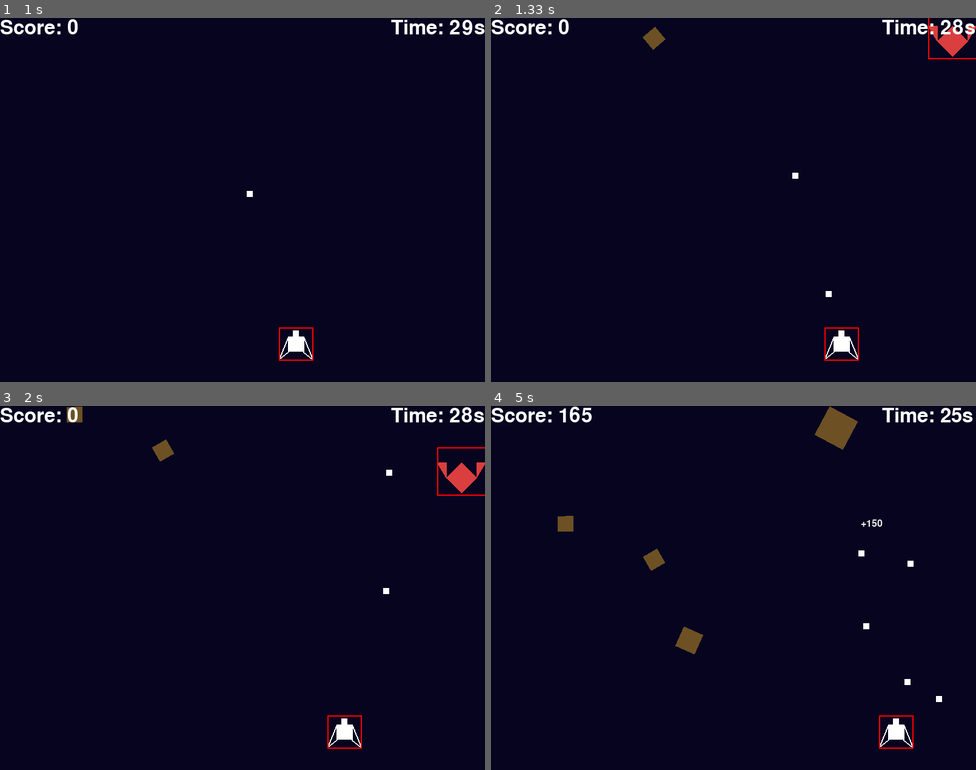
Above: before the commit, frames 1-4 (two rows, left to right).
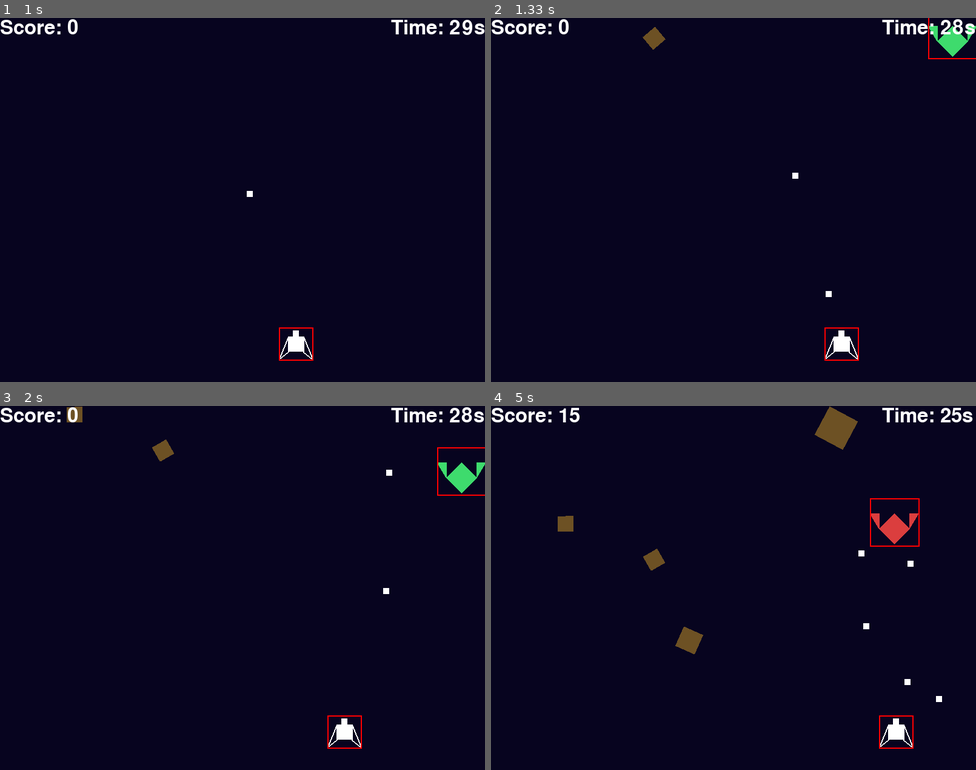
Above: after the commit, the same moments.

Repository: gnikkoch96/pygame-projects
Game: pygame game, started from test_game/shootemup_game/main.py
Two runs of this game, one before a commit and one after it. Both use one fixed random seed, a clock stepped at 60 frames per second and the inputs below.
Inputs:
- Up to frame 1 (1 s): tap Space at 0.33, 0.73 s; hold Right from 0.67 s (still down)
- Up to frame 2 (1.33 s): tap Space at 1.03, 1.23 s; release Right at 1.13 s; hold Right from 1.17 s (still down)
- Up to frame 3 (2 s): tap Space at 1.53, 1.73 s; release Right at 1.63 s; hold Left from 1.67 s (still down)
- Up to frame 4 (5 s): tap Space at 2.03, 2.3, 2.6, 2.73, 3.03, 3.4, 3.7, 3.9, 4.2, 4.4, 4.7, 4.9 s; release Left at 2.2 s; hold Left 2.23-2.63 s; hold Right 2.67-3.3 s; hold Left 3.33-3.8 s; hold Right 3.83-4.3 s; hold Right 4.33-4.8 s; hold Left from 4.83 s (still down)

Frame 1 is identical in both runs. In frame 2, 0.3% of the frame differs, in the area x 90-100%, y 2-11%; in frame 3, 0.4%; in frame 4, 0.6%, in the area x 16-89%, y 0-39%.

Commit message:
feat: add time base difficulty for enemy and also improved enemy collision logic

Diff:
--- a/test_game/shootemup_game/entities/enemy.py
+++ b/test_game/shootemup_game/entities/enemy.py
@@ -24,11 +24,7 @@
         self.bullet_pool = bullet_pool
         self.hitbox = pygame.Rect(self.x, self.y, self.width + 32, self.height + 30)
 
-        # color changes based on hp value
-        if hp > 1:
-            self.color = Enemy.GREEN_COLOR
-        else:
-            self.color = Enemy.RED_COLOR
+
 
     def shoot(self):
         current_time = pygame.time.get_ticks()
@@ -37,6 +33,12 @@
             self.last_shot_time = current_time
 
     def update(self, player: Player):
+        # color changes based on hp value
+        if self.hp > 1:
+            self.color = Enemy.GREEN_COLOR
+        else:
+            self.color = Enemy.RED_COLOR
+
         # fly to the center of the screen in the beginning
         if self.y <= SCREEN_HEIGHT // 3:
             self.y += self.speed
--- a/test_game/shootemup_game/entities/pools/enemy_pool.py
+++ b/test_game/shootemup_game/entities/pools/enemy_pool.py
@@ -13,6 +13,7 @@
         self.last_enemy_spawn: int = 0
         self.spawn_rate: int = 1000
         self.max_spawn = 1
+        self.max_enemy_hp = 1
 
     def handle_enemy_generation(self):
         if len(self.active_enemies) >= self.max_spawn: return
@@ -21,7 +22,7 @@
         if current_time - self.last_enemy_spawn > self.spawn_rate:
             rand_x = random.randint(0, SCREEN_WIDTH) # we should also subtract by meteor size if possible for the max range
 
-            self.get_enemy(rand_x, 0, 1)
+            self.get_enemy(rand_x, 0, 2)
 
     def get_enemy(self, x: int, y: int, hp: int, speed: int = 2, shot_cooldown: int = 1000):
         if self.pool:
--- a/test_game/shootemup_game/main.py
+++ b/test_game/shootemup_game/main.py
@@ -58,7 +58,11 @@
     meteor_pool.meteor_min_size = int(max(1,  25 + progress * 25))
     meteor_pool.meteor_max_size = int(max(1,  50 + progress * 25))
 
-
+    # 30 - one enemy (1hp) 20 - one enemy (1hp and 2hp) 15 - two enemy (1hp and 2hp)
+    if remaining_time > 15 and remaining_time <= 20:
+        enemy_pool.max_enemy_hp = 2
+    elif remaining_time <= 15:
+        enemy_pool.max_spawn = 2
 
     if remaining_time == 0:
         show_game_over_dialog()
@@ -107,10 +111,10 @@
         for enemy in enemy_pool.active_enemies[:]:
             if bullet.owner == BulletOwner.PLAYER and bullet.rect.colliderect(enemy.hitbox):
                 enemy.hp -= 1
+                bullet.is_alive = False
 
                 if enemy.hp <= 0:
                     enemy.is_alive = False
-                    bullet.is_alive = False
 
                     # todo refactor this somehow
                     score_earned = 150
@@ -126,6 +130,8 @@
                     })
 
                     score += score_earned
+
+
 
 
 
